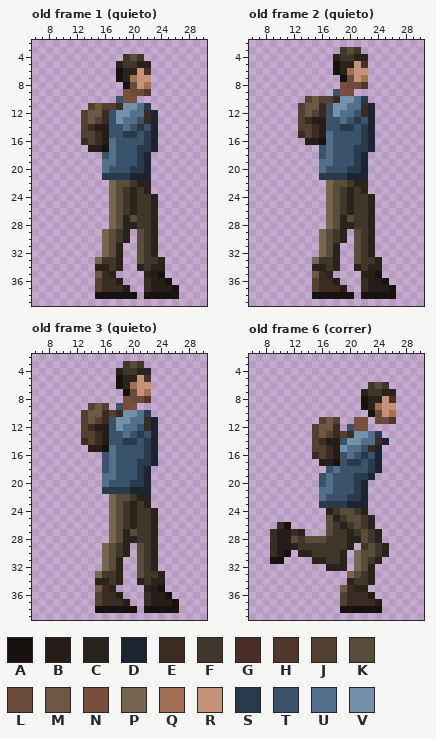
Pixel-art file, stored at arte/fuentes/jugador.aseprite. This is how it looked before the edit.
40x40 pixels, 18 frames. Colours within 5 levels of each other are drawn and written as one. Shown: old frame 1 (quieto): x 6..30, y 2..39; old frame 2 (quieto): x 6..30, y 2..39; old frame 3 (quieto): x 6..30, y 2..39; old frame 6 (correr): x 6..30, y 2..39. The commit also changed other frames, which this record leaves out.
Palette (. is transparent): A #17120f  B #261d18  C #2a231b  D #1b2430  E #3a2c23  F #40362a  G #4a2f28  H #4f372d  J #524033  K #5a4c3a  L #6a4a3b  M #6e5844  N #7a4e3c  P #77664f  Q #a36f55  R #c4937a  S #2a3a4d  T #3b526b  U #52708c  V #7391ab
Pixels before, old frame 1 (quieto), first column x 13:
 4 ......FKF.....
 5 .....CFFCC....
 6 .....ACCRG....
 7 .....ACQRR....
 8 ......ALRQ....
 9 ......NLLH....
10 .....TNN......
11 .JMJJEVVUS....
12 JMMETVVUUED...
13 JMJETVUUTED...
14 JEBBTTUTSTD...
15 JJEBTTSSTSD...
16 EJEBUTTTTSD...
17 .BBAUTTTSSD...
18 ...TUTTTSD....
19 ...UUTTTSD....
20 ...UTTTSSD....
21 ...SSSSDDD....
22 ....PKKFCC....
23 ....PKFCFC....
24 ....PKFCFFC...
25 ....PKFCFFC...
26 ....PKFCFFC...
27 ....PKCKFFC...
28 ....PKCCFFC...
29 ...PKFC.KFC...
30 ...PKFC.KFC...
31 ...PKC..KFC...
32 ...PKC..KFC...
33 ..PFFC..KFFC..
34 ..CCFC..CFCC..
35 ..MEC....CBA..
36 ..JEEB...EBBA.
37 ..JEEEB..EBBBA
38 ..AAAAAA.AAAAA
Pixels before, old frame 2 (quieto), first column x 13:
 3 ......FKF.....
 4 .....CFFCC....
 5 .....ACCRG....
 6 .....ACQRR....
 7 ......ALRQ....
 8 ......NLLH....
 9 .....TNN......
10 .JMJJEVVUS....
11 JMMETVVUUED...
12 JMJETVUUTED...
13 JEBBTTUTSTD...
14 JJEBTTSSTSD...
15 EJEBUTTTTSD...
16 .BBAUTTTTSD...
17 ...TUTTTSSD...
18 ...TUTTTSD....
19 ...UUTTTSD....
20 ...UTTTSSD....
21 ...SSSSDDD....
22 ....PKKFCC....
23 ....PKFCFC....
24 ....PKFCFFC...
25 ....PKFCFFC...
26 ....PKFCFFC...
27 ....PKCKFFC...
28 ....PKCCFFC...
29 ...PKFC.KFC...
30 ...PKFC.KFC...
31 ...PKC..KFC...
32 ...PKC..KFC...
33 ..PFFC..KFFC..
34 ..CCFC..CFCC..
35 ..MEC....CBA..
36 ..JEEB...EBBA.
37 ..JEEEB..EBBBA
38 ..AAAAAA.AAAAA
Pixels before, old frame 3 (quieto), first column x 13:
 3 ......FKF.....
 4 .....CFFCC....
 5 .....ACCRG....
 6 .....ACQRR....
 7 ......ALRQ....
 8 ......NLLH....
 9 .JMJ.TNN......
10 JMMEJEVVUS....
11 JMJETVVUUED...
12 JEBBTVUUTED...
13 JJEBTTUTSTD...
14 EJEBTTSSTSD...
15 .BBAUTTTTSD...
16 ...TUTTTTSD...
17 ...TUTTTSSD...
18 ...TUTTTSD....
19 ...UUTTTSD....
20 ...UTTTSSD....
21 ...SSSSDDD....
22 ....PKKFCC....
23 ....PKFCFC....
24 ....PKFCFFC...
25 ....PKFCFFC...
26 ....PKFCFFC...
27 ....PKCKFFC...
28 ....PKCCFFC...
29 ...PKFC.KFC...
30 ...PKFC.KFC...
31 ...PKC..KFC...
32 ...PKC..KFC...
33 ..PFFC..KFFC..
34 ..CCFC..CFCC..
35 ..MEC....CBA..
36 ..JEEB...EBBA.
37 ..JEEEB..EBBBA
38 ..AAAAAA.AAAAA
Pixels before, old frame 6 (correr), first column x 9:
 6 ..............FKF.
 7 .............CFFCC
 8 .............ACCRG
 9 .............ACQRR
10 ..............ALRQ
11 .......JMJ..NN.LLH
12 ......JMME.TNN....
13 ......JMJEJEVVUS..
14 ......JEBBTVVUUED.
15 ......JJEBVUUTED..
16 ......EJEBTUTSTD..
17 .......BBATSSTSD..
18 ........TUTTTTSD..
19 .......TUTTTSSD...
20 .......TUTTTSD....
21 .......UUTTTSD....
22 .......UTTTSSD....
23 .......SSSSDDD....
24 ........CFKKFC....
25 ........KCFKKFC...
26 .EA.....KFCFKFC...
27 EBBEC...KFFCFKFC..
28 EBBKFKKKFFFCCKFC..
29 EBBCFFFFFFFC.FKFC.
30 EBA.CCFFFFC.PKKFC.
31 AA....CCFFC.PKFC..
32 ........CCC.PKC...
33 ...........PKFC...
34 ...........CFFC...
35 ..........MECC....
36 ..........JEEEB...
37 ..........JEEEEB..
38 ..........AAAAAA..
The same view after the edit:
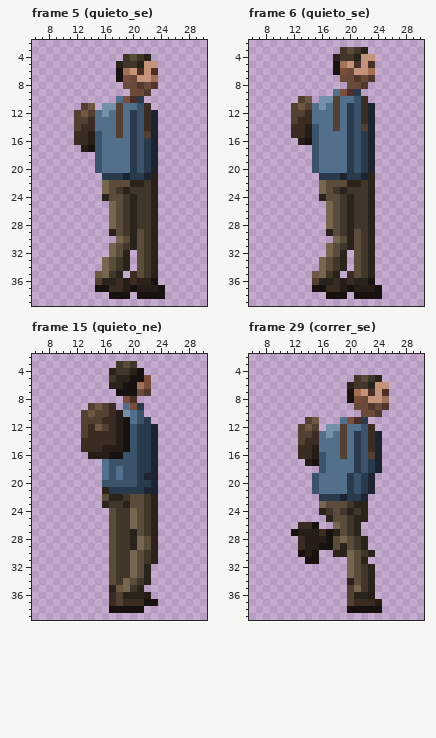
A new or re-ordered frame is compared with the old frame closest to it.
Diff:
frames 18 -> 66
Changed rows in their new state; - is an unchanged pixel.
Frame 5 (quieto_se) is new; against old frame 1 (quieto):
first column x 12:
 4 ----------C----
 5 ----------RR---
 6 -------QRGRG---
 7 -------NL--Q---
 8 -------L-HLH---
 9 -------.-------
10 ------U-GS-----
11 -JM.VVJUUTE----
12 JMJUVUJUST-----
13 J-EUUUJ-S------
14 JE-UUUJ-STE----
15 EEBTUUJU--J----
16 E-BTU-UUS------
17 -BATU-UUST-----
18 ---TU-UUSTSD---
19 ---T--UUSTSD---
20 ---T-UUU-TSD---
21 -------DSS-C---
22 ----PK--C-FC---
23 ----PKFCF-FC---
24 ----CK---------
27 -------FC------
28 -------F-------
29 ----.CKFC------
30 ----..PKC------
31 ----.PKFC------
32 ----.PKC-------
33 ---.PKFC---C.--
34 ---.PKFC-K--.--
35 ----PFC-EKFC.--
36 ----CCEBECCA..-
37 ---AA---ABB-A..
38 ---..---.A---..
Frame 6 (quieto_se) is new; against old frame 2 (quieto):
first column x 12:
 3 ----------C----
 4 ----------RR---
 5 -------QRGRG---
 6 -------NL--Q---
 7 -------L-HLH---
 8 -------.-------
 9 ------U-GS-----
10 -JM.VVJUUTE----
11 JMJUVUJUST-----
12 J-EUUUJ-S------
13 JE-UUUJ-STE----
14 EEBTUUJU--J----
15 E-BTU-UUS------
16 -BATU-UUS------
17 ---TU-UUST-----
18 ---TU-UUSTSD---
19 ---T--UUSTSD---
20 ---T-UUU-TSD---
21 -------DSS-C---
22 ----PK--C-FC---
23 ----PKFCF-FC---
24 ----CK---------
27 -------FC------
28 -------F-------
29 ----.CKFC------
30 ----..PKC------
31 ----.PKFC------
32 ----.PKC-------
33 ---.PKFC---C.--
34 ---.PKFC-K--.--
35 ----PFC-EKFC.--
36 ----CCEBECCA..-
37 ---AA---ABB-A..
38 ---..---.A---..
Frame 15 (quieto_ne) is new; against old frame 3 (quieto):
first column x 13:
 3 -----FKF.-----
 4 ----CF-CA.----
 5 ----FC-AAN----
 6 ----CCAAQN----
 7 -----A-ALH----
 8 -------G..----
 9 ----E.U-S-----
10 --JJEB-UT.----
11 -J--EBA-TS.---
12 --MJEBATSS----
13 -E-EEBA--S----
14 -E-EEBATS-----
15 EEEBBBA-S-----
16 -BBBAA--S-----
17 ---UT---------
18 ---UTU---SD---
19 ----TU----D---
20 ---T---T-SD---
21 ---C---SS-D---
22 ---KCCFKKFC---
23 ---CFFCKKFC---
24 ----KF-PK-----
25 ----KF-PK-----
26 ----KF-PK-----
27 ----KFFCK-----
28 ----KFF-PK----
29 ---.--FCPK----
30 ---.--FP------
31 ---.-FFP------
32 ---.-FFP-C.---
33 --..KFFP-C..--
34 --..KFPKFC..--
35 --..-MPFC...--
36 --..-JCCCB...-
37 --..-JEEEAA...
38 --..----A.....
Frame 29 (correr_se) is new; against old frame 6 (correr):
first column x 9:
 5 ------------FKFC--
 6 -----------CFFCRR-
 7 -----------AQRGRG.
 8 -----------ANLRRQ.
 9 ------------LLHLH.
10 -------------LLH..
11 -----JM...UNGS-...
12 ----JM-.VVJUUTE---
13 ----JJEUVU-USTED--
14 ----JEEUUUJUSTED.-
15 ----EEBUUUJ-S-----
16 ----EEBTUUJ-STJ---
17 -----BATUUUU------
18 -------TU-UUS-----
19 ------TU-UUST-----
20 ------TU-UUSTSD---
21 ------T--UUSTSD---
22 -------SSSD-------
23 -------PKKKFCC----
24 -------CFKFC------
25 --------CKKFCC.---
26 -..-EEA-.PK-C..---
27 ...ABBBEACKFC...--
28 ....EBBBAKPKFC..--
29 ....EBBAAKCKFC...-
30 ...-ABA..C-PKFC..-
31 ..---AA....PKC..--
32 --------...PKF----
34 ------------K-----
35 ----------.JPFC---
36 ----------.JCC----
37 ----------.J------
38 ----------.-------
